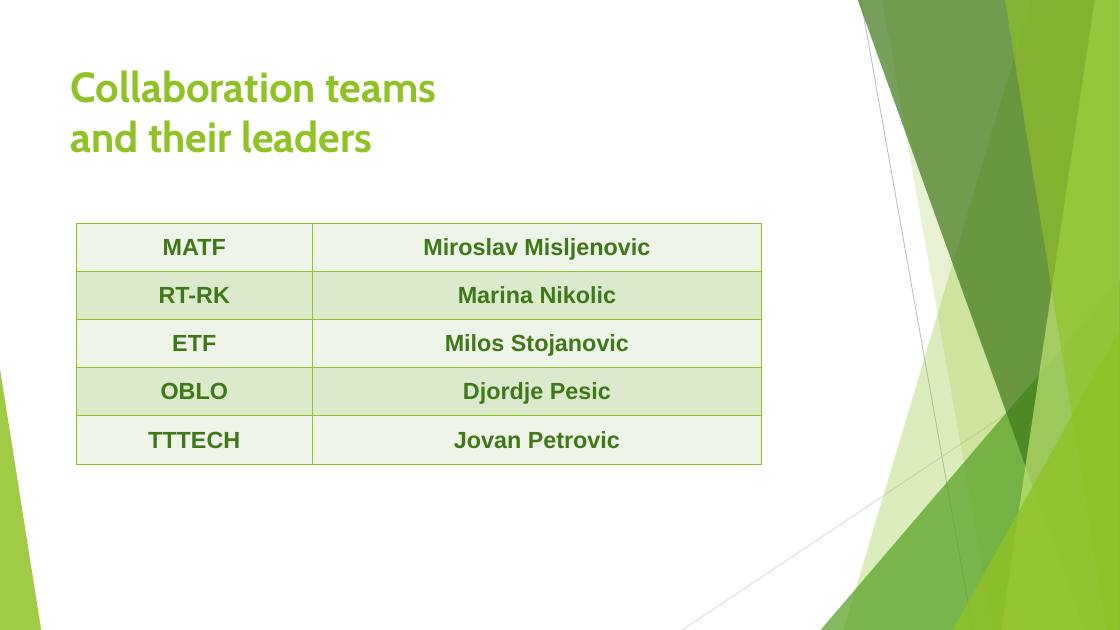
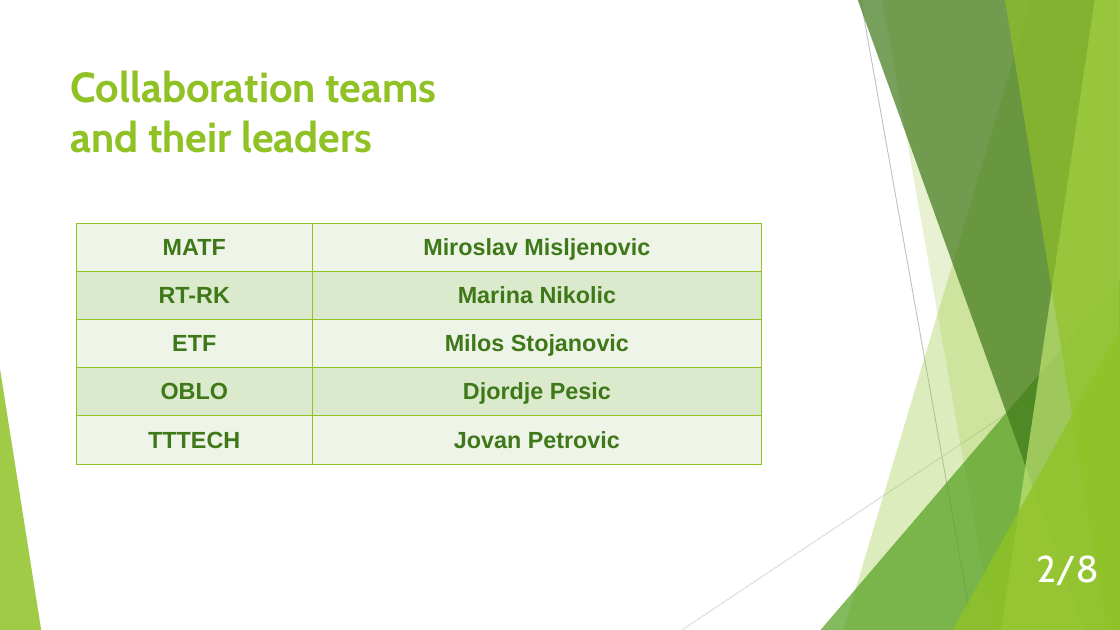
Before and after one commit to MarinaNikolic/UPR, a slide deck: slide 2 of alilni_plan.ppt.pptx. Drawn at 1120x630 pixels with LibreOffice and Linux fonts; fonts in the diff are those of the drawing. Boxes give left, top, right and bottom in pixels: in the first picture for what was removed or moved away, otherwise in the second. Text is boxed around its words. In the diff, an @@ line names an element or a change of style, - is before the commit and + after.

```diff
--- a/alilni_plan.ppt.pptx
+++ b/alilni_plan.ppt.pptx
@@ page number added at [1036, 555, 1098, 585], 32 pt, text #FFFFFF @@
+2/8
```
Also in this commit, not shown: 6 other slides changed.
